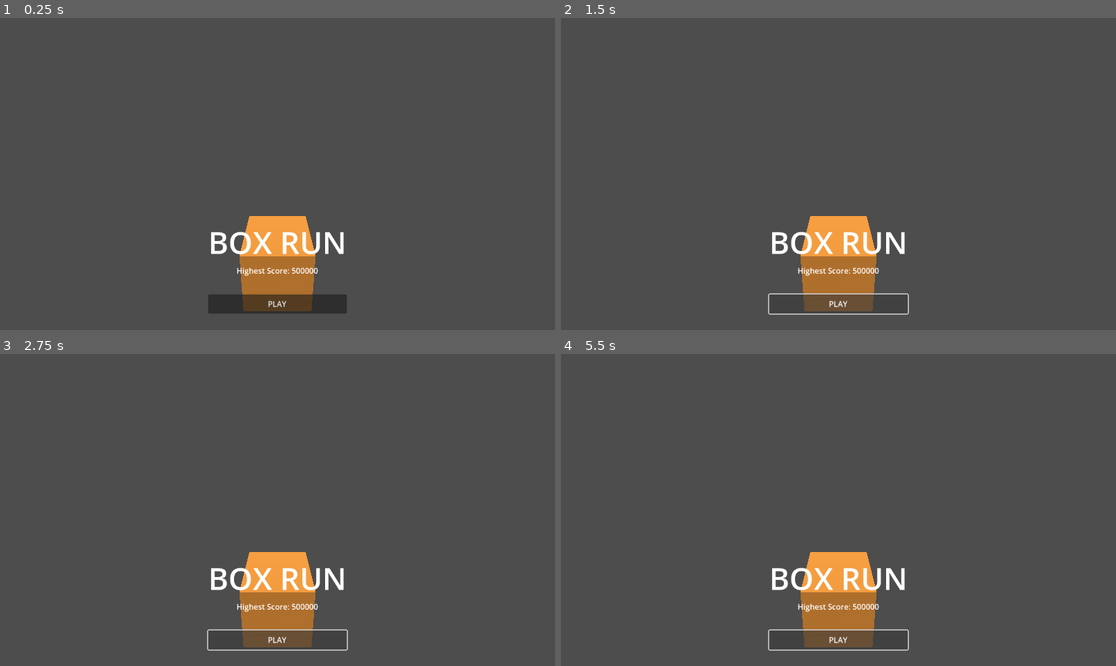
Above: before the commit, frames 1-4 (two rows, left to right).
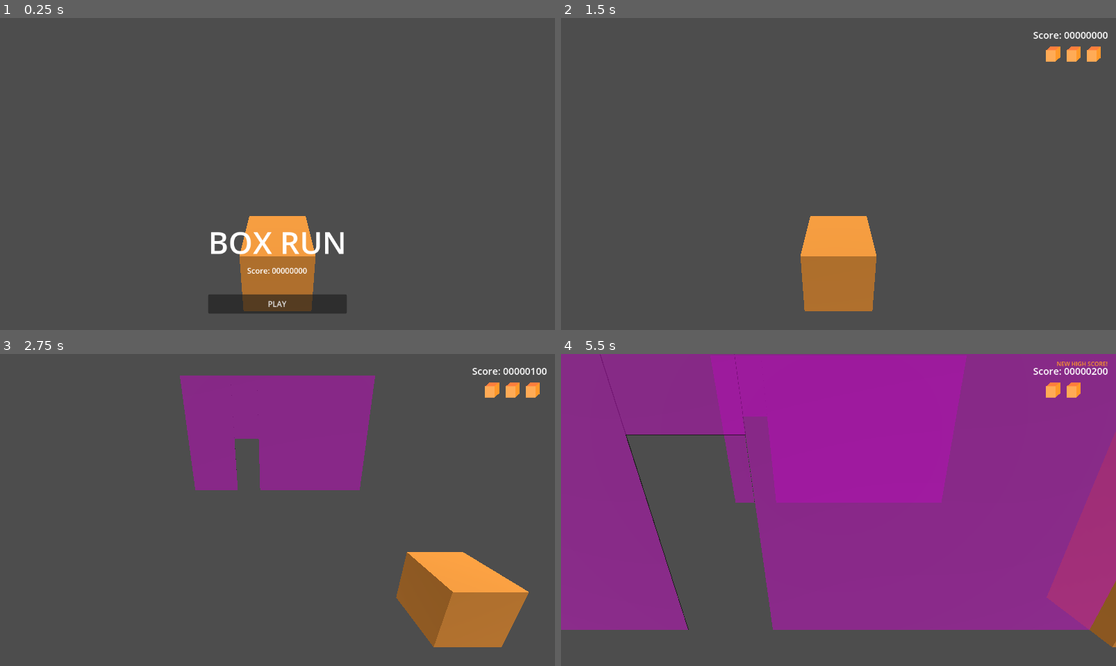
Above: after the commit, the same moments.

Repository: gabriellebrand/Neon-Strech
Game: Godot game, scene res://Scenes/GameLoop.tscn
Same seed, same stepped clock (60 frames per second), same inputs: the game is played once before the commit and once after it.
Inputs (mouse positions are in pixels of both pictures, inside the frame that each line leads up to):
- Up to frame 1 (0.25 s): no input
- Up to frame 2 (1.5 s): click "PLAY" at 0.5 s; click (838, 305) at 1.25 s, where only the run before the commit has a clickable "PLAY"
- Up to frame 3 (2.75 s): tap Enter at 2 s; hold D (move_right) from 2.03 s (still down)
- Up to frame 4 (5.5 s): release D (move_right) at 2.78 s; hold S (stretch_down) 2.78-3.53 s; hold D (move_right) 3.53-4.28 s; hold W (stretch_up) 4.28-5.03 s; hold A (move_left) from 5.03 s (still down)

The runs differ from the first frame. In frame 1, 0.2% of the frame differs, in the area x 42-58%, y 79-83%; in frame 2, 2.4%; in frame 3, 22%; in frame 4, 79%, in the area x 0-100%, y 0-96%.
Error before the commit: Invalid call. Nonexistent function 'update_high_score_label' in base 'Control'. (res://Scripts/GameLoop.gd:43)

Commit message:
Adiciona NewHighScoreLabel que pisca quando um recorde é batido

Diff:
--- a/GameJam/Scenes/UI/LevelUI.tscn
+++ b/GameJam/Scenes/UI/LevelUI.tscn
@@ -1,7 +1,8 @@
-[gd_scene load_steps=3 format=3 uid="uid://bi8ebkbeanle7"]
+[gd_scene load_steps=4 format=3 uid="uid://bi8ebkbeanle7"]
 
 [ext_resource type="Texture2D" uid="uid://0wcoe17gtq5b" path="res://Assets/cube-icon.png" id="1_0rt3w"]
-[ext_resource type="Script" path="res://Scenes/UI/level_ui.gd" id="1_6e6qi"]
+[ext_resource type="Script" path="res://Scripts/UI/level_ui.gd" id="1_6e6qi"]
+[ext_resource type="Script" path="res://Scripts/UI/new_high_score_label.gd" id="3_bbngb"]
 
 [node name="LevelUI" type="Control"]
 layout_mode = 3
@@ -18,6 +19,8 @@
 anchors_preset = 1
 anchor_left = 1.0
 anchor_right = 1.0
+offset_top = 22.0
+offset_bottom = 22.0
 grow_horizontal = 0
 
 [node name="LiveIcon1" type="TextureRect" parent="Lives"]
@@ -64,8 +67,30 @@
 anchors_preset = 1
 anchor_left = 1.0
 anchor_right = 1.0
-offset_left = -145.0
-offset_top = 4.0
-offset_bottom = 27.0
+offset_left = -172.0
+offset_top = 21.0
+offset_bottom = 49.0
 grow_horizontal = 0
+theme_override_font_sizes/font_size = 20
 text = "SCORE: 000000"
+
+[node name="NewHighScoreLabel" type="Label" parent="."]
+visible = false
+layout_mode = 1
+anchors_preset = 1
+anchor_left = 1.0
+anchor_right = 1.0
+offset_left = -123.0
+offset_top = 12.0
+offset_right = -17.0
+offset_bottom = 35.0
+grow_horizontal = 0
+theme_override_colors/font_color = Color(1, 0.596078, 0.164706, 1)
+theme_override_font_sizes/font_size = 12
+text = "NEW HIGH SCORE!"
+script = ExtResource("3_bbngb")
+
+[node name="FlashTimer" type="Timer" parent="NewHighScoreLabel"]
+wait_time = 0.5
+
+[connection signal="timeout" from="NewHighScoreLabel/FlashTimer" to="NewHighScoreLabel" method="_on_flash_timer_timeout"]
--- a/GameJam/Scenes/UI/MainMenu.tscn
+++ b/GameJam/Scenes/UI/MainMenu.tscn
@@ -1,6 +1,6 @@
 [gd_scene load_steps=3 format=3 uid="uid://d3jahmithafae"]
 
-[ext_resource type="Script" path="res://Scripts/main_menu.gd" id="1_r6b6b"]
+[ext_resource type="Script" path="res://Scripts/UI/main_menu.gd" id="1_r6b6b"]
 [ext_resource type="Texture2D" uid="uid://3dsxffej8nmp" path="res://Assets/SynthwaveBackground.jpg" id="1_wly85"]
 
 [node name="MainMenu" type="Control"]
--- a/GameJam/Scripts/GameLoop.gd
+++ b/GameJam/Scripts/GameLoop.gd
@@ -41,3 +41,6 @@
 
 func update_high_score_label(high_score):
     main_menu.update_high_score_label(high_score)
+
+func flash_new_high_score_label():
+    level_ui.flash_new_high_score_label()
--- a/GameJam/Scripts/GameManager.gd
+++ b/GameJam/Scripts/GameManager.gd
@@ -29,6 +29,7 @@
     if (current_score > current_high_score):
         current_high_score = current_score
         has_new_high_score = true
+        entry_point.flash_new_high_score_label()
 
 func compute_score(run_time):
     var score = int(run_time) * 50
--- a/GameJam/Scripts/UI/level_ui.gd
+++ b/GameJam/Scripts/UI/level_ui.gd
@@ -1,8 +1,12 @@
 extends Control
 
 @onready var score_label: Label = $ScoreLabel
+@onready var new_high_score_label: Label = $NewHighScoreLabel
 
 func update_score_label(score):
     score_label.text = "Score: %08d" % score
 
 #func update_life_icons(lives):
+
+func flash_new_high_score_label():
+    new_high_score_label.flash()
--- /dev/null
+++ b/GameJam/Scripts/UI/new_high_score_label.gd
@@ -0,0 +1,9 @@
+extends Label
+
+@onready var flash_timer: Timer = $FlashTimer
+
+func flash():
+    flash_timer.start()
+
+func _on_flash_timer_timeout() -> void:
+    visible = not visible;
